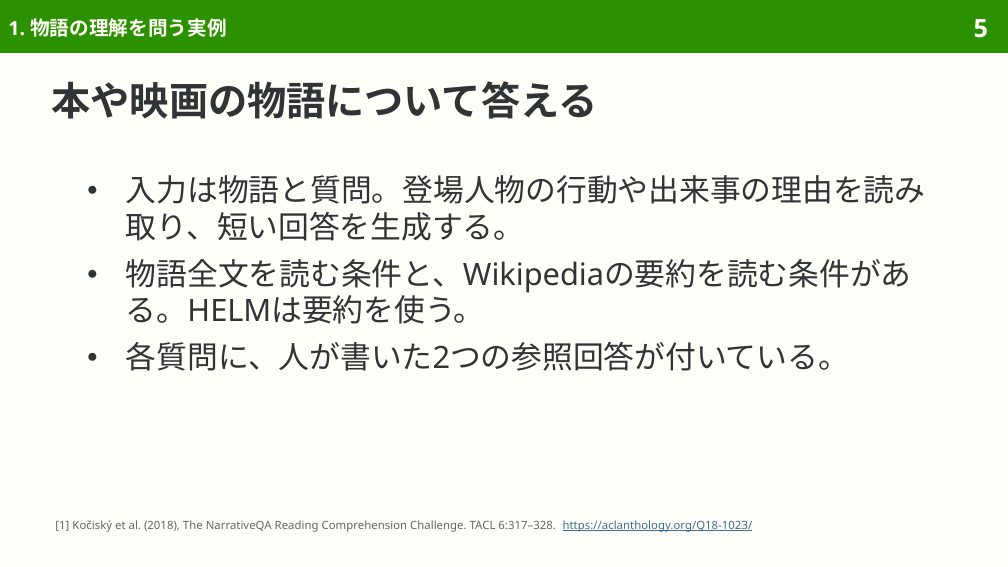
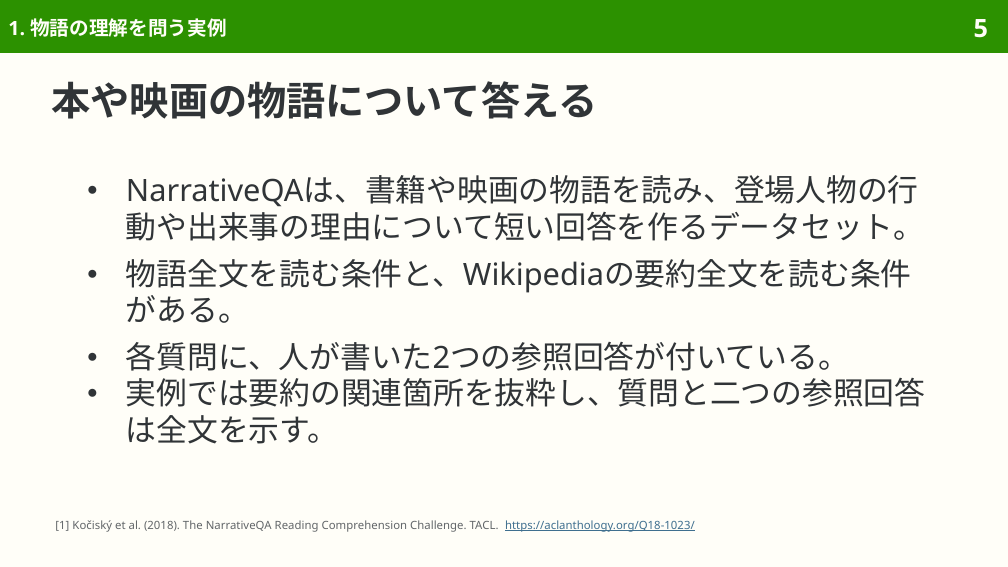
Before and after one commit to sasakiy84/datasets-in-10-minutes, a slide deck: slide 5 of slides/datasets-in-10-minutes-narrativeqa.pptx. Drawn at 1008x567 pixels with LibreOffice and Linux fonts; fonts in the diff are those of the drawing. Boxes give left, top, right and bottom in pixels: in the first picture for what was removed or moved away, otherwise in the second. Text is boxed around its words. In the diff, an @@ line names an element or a change of style, - is before the commit and + after.

Commit message:
Center NarrativeQA on narrative comprehension and full reference answers

```diff
--- a/slides/datasets-in-10-minutes-narrativeqa.pptx
+++ b/slides/datasets-in-10-minutes-narrativeqa.pptx
@@ text at [126,175,924,323]: text changed @@
-● 入力は物語と質問。登場人物の行動や出来事の理由を読み取り、短い回答を生成する。
-● 物語全文を読む条件と、Wikipediaの要約を読む条件がある。HELMは要約を使う。
+● NarrativeQAは、書籍や映画の物語を読み、登場人物の行動や出来事の理由について短い回答を作るデータセット。
+● 物語全文を読む条件と、Wikipediaの要約全文を読む条件がある。
@@ text at [126,378,925,444]: paragraph added @@
+● 実例では要約の関連箇所を抜粋し、質問と二つの参照回答は全文を示す。
@@ text at [55,520,695,532]: text changed @@
-[1] Kočiský et al. (2018), The NarrativeQA Reading Comprehension Challenge. TACL 6:317–328. https://aclanthology.org/Q18-1023/
+[1] Kočiský et al. (2018). The NarrativeQA Reading Comprehension Challenge. TACL. https://aclanthology.org/Q18-1023/
```
Also in this commit, not shown: 47 other slides changed, 1 slide added, 9 slides removed, 41 other files.
